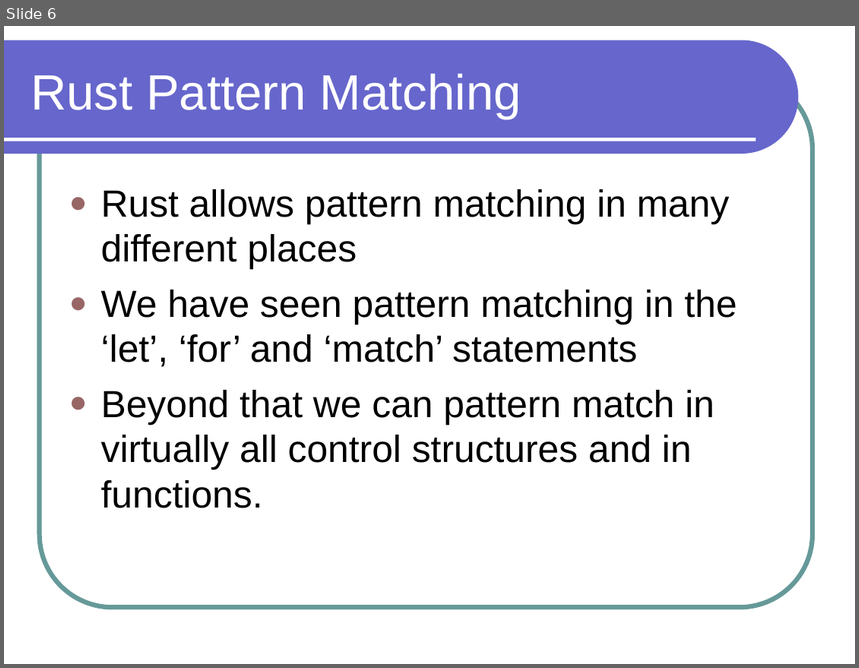
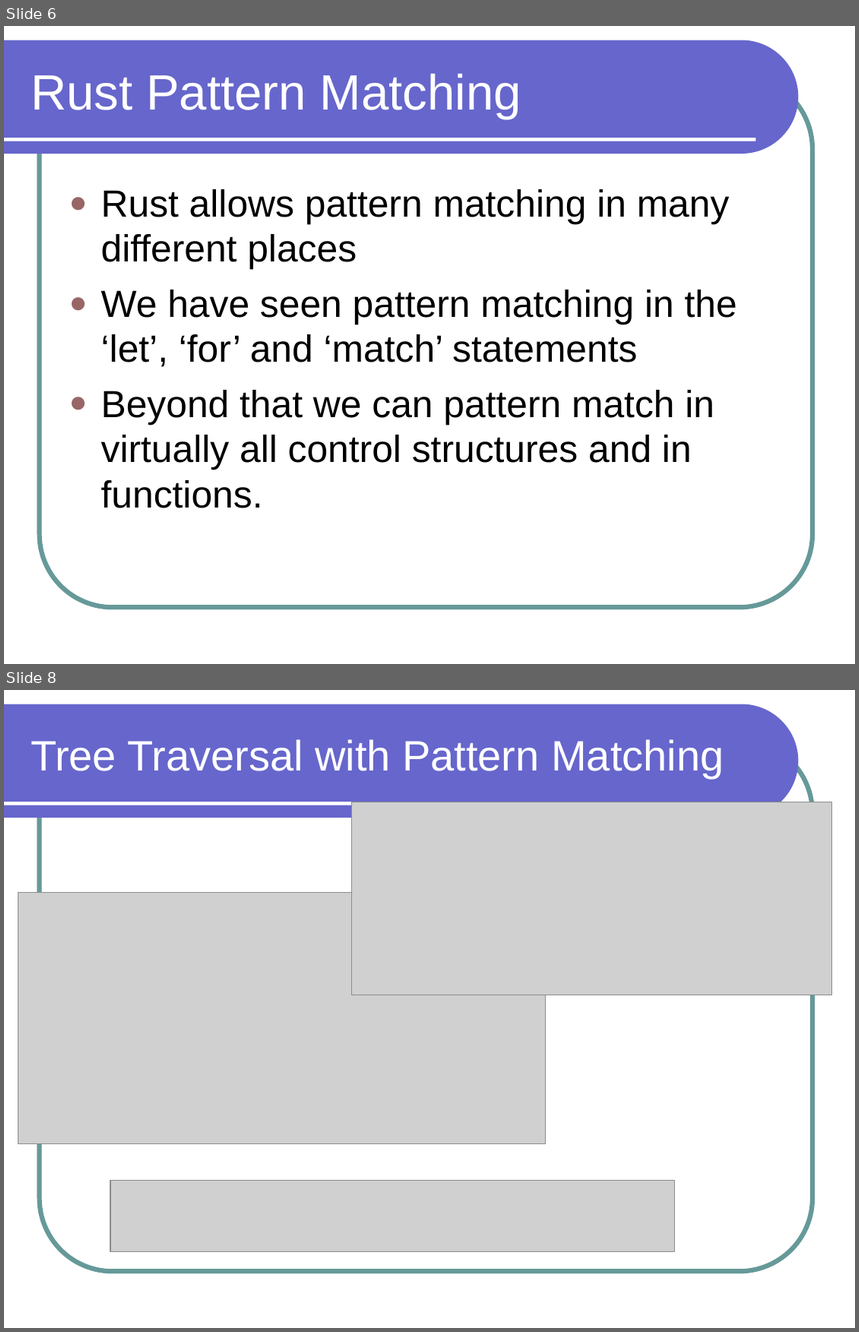
Before and after one commit to lutzhamel/CSC301, a slide deck: notes/csc301-ln006.ppt. Shown one above the other, each under a label of ours: slide 6 before the commit, slides 6 and 8 after it; the slides between them are not shown. The pictures are 859x668 and 859x1332 pixels, drawn with LibreOffice and Linux fonts; fonts in the diff are those of the drawing; grey boxes stand for pictures. Boxes give left, top, right and bottom in pixels: in the first picture for what was removed or moved away, otherwise in the second. Text is boxed around its words. In the diff, an @@ line names an element or a change of style, - is before the commit and + after.

```diff
--- a/notes/csc301-ln006.ppt
+++ b/notes/csc301-ln006.ppt
@@ slide 8 added at (4,690,855,1328), background #FFFFFF; not listed: 3 template elements that a slide beside it also shows @@
@@ title added at (31,739,724,778), 36 pt, text #FFFFFF @@
+Tree Traversal with Pattern Matching
@@ picture added at (351,802,832,996) @@
@@ picture added at (18,893,545,1144) @@
@@ picture added at (110,1180,675,1252) @@
```
Also in this commit, not shown: 1 slide changed, 1 other slide added, 12 other files.
